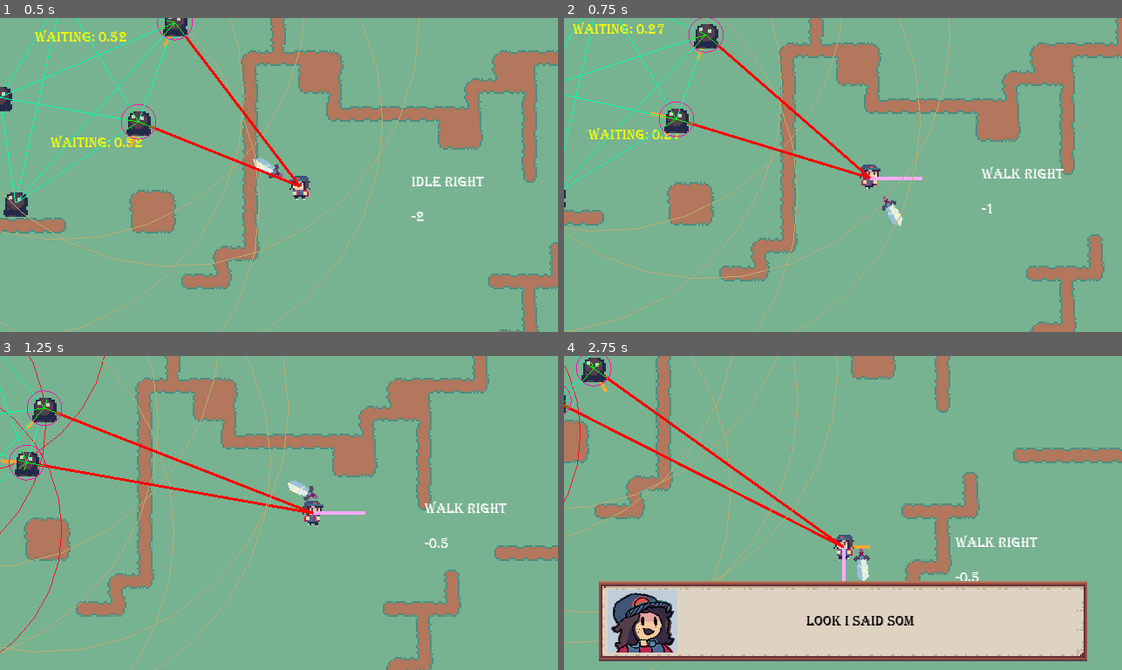
Above: before the commit, frames 1-4 (two rows, left to right).
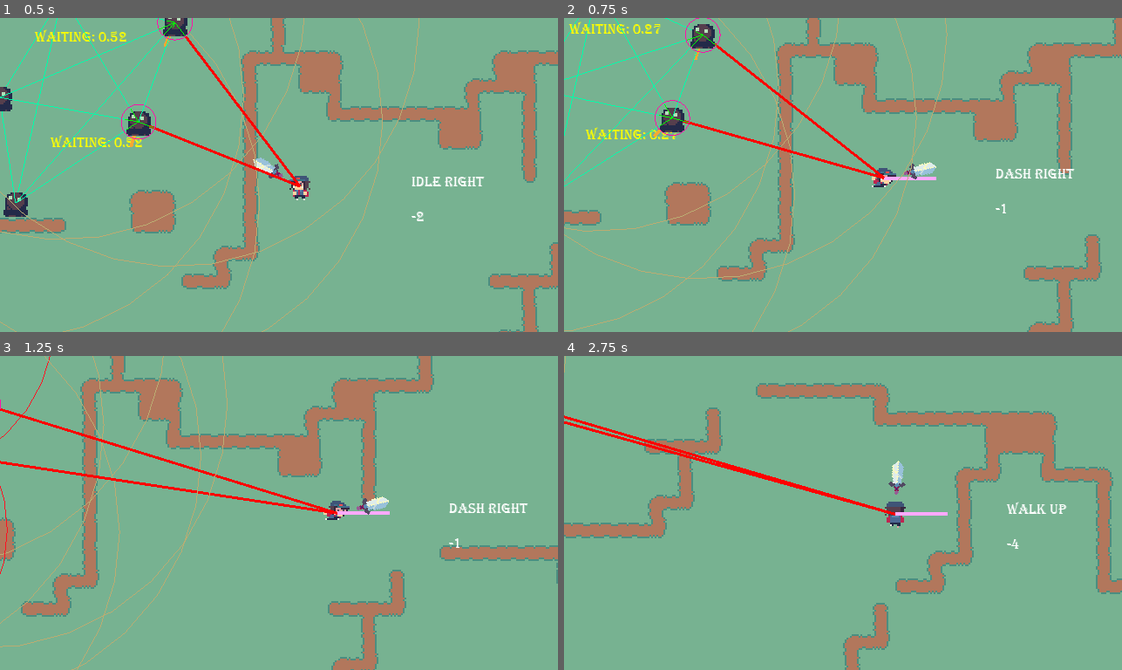
Above: after the commit, the same moments.

Repository: OceanBoy612/SimpleRPG
Game: Godot game, scene res://Code/Maps/Map1.tscn
Two runs of this game, one before a commit and one after it. Both use one fixed random seed, a clock stepped at 60 frames per second and the inputs below. The engine's default icon, where the game draws it, is replaced by a stand-in: a white triangle on a blue panel in a dark square.
Inputs (mouse positions are in pixels of both pictures, inside the frame that each line leads up to):
- Up to frame 1 (0.5 s): no input
- Up to frame 2 (0.75 s): tap Enter (ui_accept) at 0.5, 0.6 s; move the mouse to (965, 159) at 0.52 s; hold Right (ui_right) from 0.53 s (still down); click (965, 159) at 0.67 s
- Up to frame 3 (1.25 s): keep holding Right (ui_right); tap Enter (ui_accept) at 0.77, 1.07 s
- Up to frame 4 (2.75 s): move the mouse to (731, 528) at 1.27 s; release Right (ui_right) at 1.28 s; hold Down (ui_down) 1.28-2.03 s; click (731, 528) at 1.35 s; tap Enter (ui_accept) at 1.52, 1.55, 1.82, 2.3 s; move the mouse to (898, 443) at 2.02 s; hold Right (ui_right) from 2.03 s (still down); hold E (interact) from 2.03 s (still down)

Frame 1 is identical in both runs. In frame 2, 9.4% of the frame differs, in the area x 0-100%, y 0-100%; in frame 3, 23%; in frame 4, 40%.

Commit message:
Switched dash to be triggered by space.

Diff:
--- a/src/Code/Character Controller/player_controller.gd
+++ b/src/Code/Character Controller/player_controller.gd
@@ -16,11 +16,10 @@
 var state = MOVE
 #var startAttack = false
 var startRolling = false
-
 # Used for rolling
-var doubleTapTimer = 0
+#var doubleTapTimer = 0
 var lastKey = "nothing"
-var keyOptions = ["ui_right", "ui_left", "ui_up", "ui_down"]
+#var keyOptions = ["ui_right", "ui_left", "ui_up", "ui_down"]
 
 var accept_buffer_time = 0.2
 var time_since_accept = 999
@@ -49,10 +48,22 @@
 		Weapon.run_attack()
 
 	# Check for rolling
-	if check_double_press(delta) and state == MOVE:
+	var roll_pressed = Input.is_action_just_pressed("ui_accept")
+	var no_side = (axis.x == 0 and axis.y != 0) or (axis.x != 0 and axis.y == 0)
+	if roll_pressed and state == MOVE and axis != Vector2.ZERO and no_side:
+		print(axis)
+		dash_dir = lastKey
+		if axis.y > 0 and axis.x == 0:
+			dash_dir = "ui_down"
+		elif axis.y < 0 and axis.x == 0:
+			dash_dir = "ui_up"
+		elif axis.x > 0 and axis.y == 0:
+			dash_dir = "ui_right"
+		elif axis.x < 0 and axis.y == 0:
+			dash_dir = "ui_left"
 		state = ROLL
+
 		startRolling = true
-
 	match state:
 		MOVE:
 			handle_movement(axis)
@@ -85,8 +96,7 @@
 
 func handle_rolling():
 	if startRolling:
-		dash_dir = lastKey
-		smartsprit.run_roll(lastKey)
+		smartsprit.run_roll(dash_dir)
 		startRolling = false
 	elif smartsprit.rolling == false:
 		state = MOVE
@@ -105,16 +115,16 @@
 		kb.move_dir = dash_axis
 		kb.speed_multiplier = 2
 
-func check_double_press(delta):
-	if doubleTapTimer >= doubleTapTime:
-		lastKey = "nothing"
-		doubleTapTimer = 0
-	else:
-		doubleTapTimer += delta
-	for key in keyOptions:
-		var keyPressed = Input.is_action_just_pressed(key)
-		if keyPressed and key == lastKey:
-			return true
-		elif keyPressed:
-			lastKey = key
-	return false
+#func check_double_press(delta):
+#	if doubleTapTimer >= doubleTapTime:
+#		lastKey = "nothing"
+#		doubleTapTimer = 0
+#	else:
+#		doubleTapTimer += delta
+#	for key in keyOptions:
+#		var keyPressed = Input.is_action_just_pressed(key)
+#		if keyPressed and key == lastKey:
+#			return true
+#		elif keyPressed:
+#			lastKey = key
+#	return false
